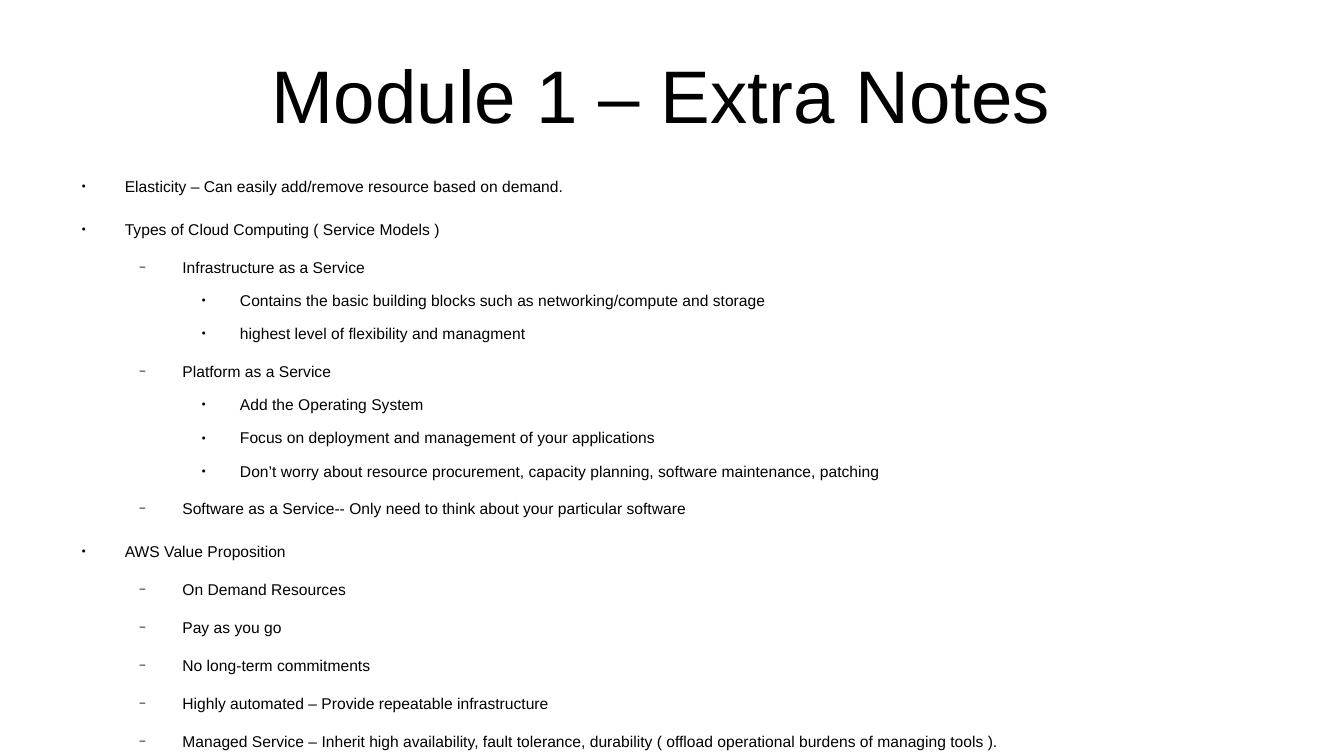
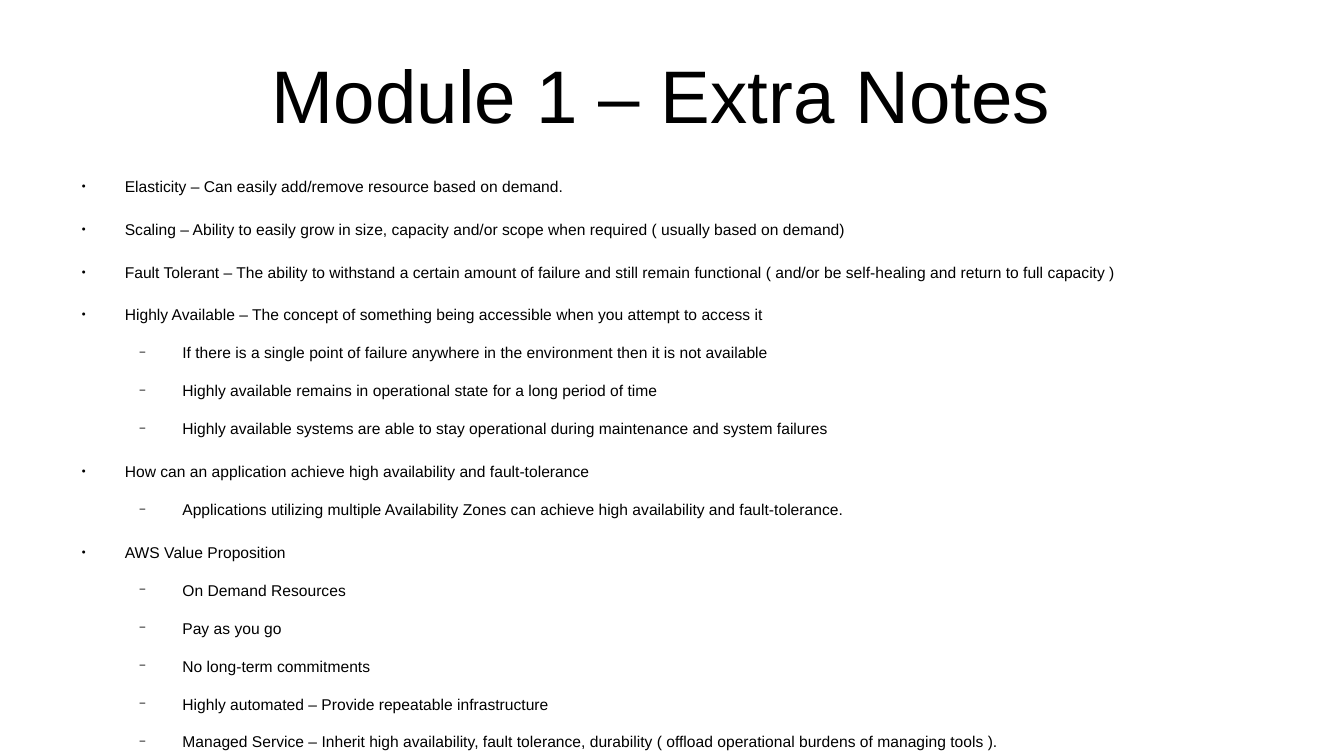
Before and after one commit to CharlesStockman/notesFromCourses, a slide deck: slide 7 of aws/cloud_practitioner/AWS.odp (slide 5 before the commit). Drawn at 1344x756 pixels with LibreOffice and Linux fonts; fonts in the diff are those of the drawing. Boxes give left, top, right and bottom in pixels: in the first picture for what was removed or moved away, otherwise in the second. Text is boxed around its words. In the diff, an @@ line names an element or a change of style, - is before the commit and + after.

```diff
--- a/aws/cloud_practitioner/AWS.odp
+++ b/aws/cloud_practitioner/AWS.odp
@@ text at (x1=125, y1=223, x2=1105, y2=518): text changed @@
-● Types of Cloud Computing ( Service Models )
-  − Infrastructure as a Service
-    ● Contains the basic building blocks such as networking/compute and storage
-    ● highest level of flexibility and managment
-  − Platform as a Service
-    ● Add the Operating System
-    ● Focus on deployment and management of your applications
-    ● Don’t worry about resource procurement, capacity planning, software maintenance, patching
-  − Software as a Service-- Only need to think about your particular software
+● Scaling – Ability to easily grow in size, capacity and/or scope when required ( usually based on demand)
+● Fault Tolerant – The ability to withstand a certain amount of failure and still remain functional ( and/or be self-healing and return to full capacity )
+● Highly Available – The concept of something being accessible when you attempt to access it
+  − If there is a single point of failure anywhere in the environment then it is not available
+  − Highly available remains in operational state for a long period of time
+  − Highly available systems are able to stay operational during maintenance and system failures
+● How can an application achieve high availability and fault-tolerance
+  − Applications utilizing multiple Availability Zones can achieve high availability and fault-tolerance.
```
Also in this commit, not shown: 24 other slides changed, 21 slides added, 21 slides removed, 10 other files.
